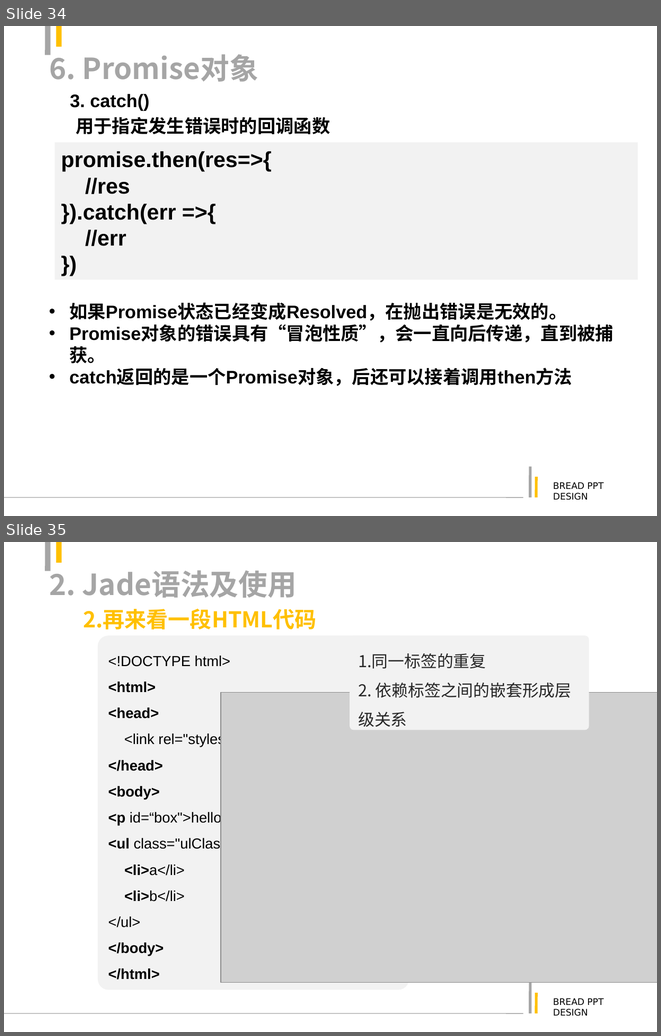
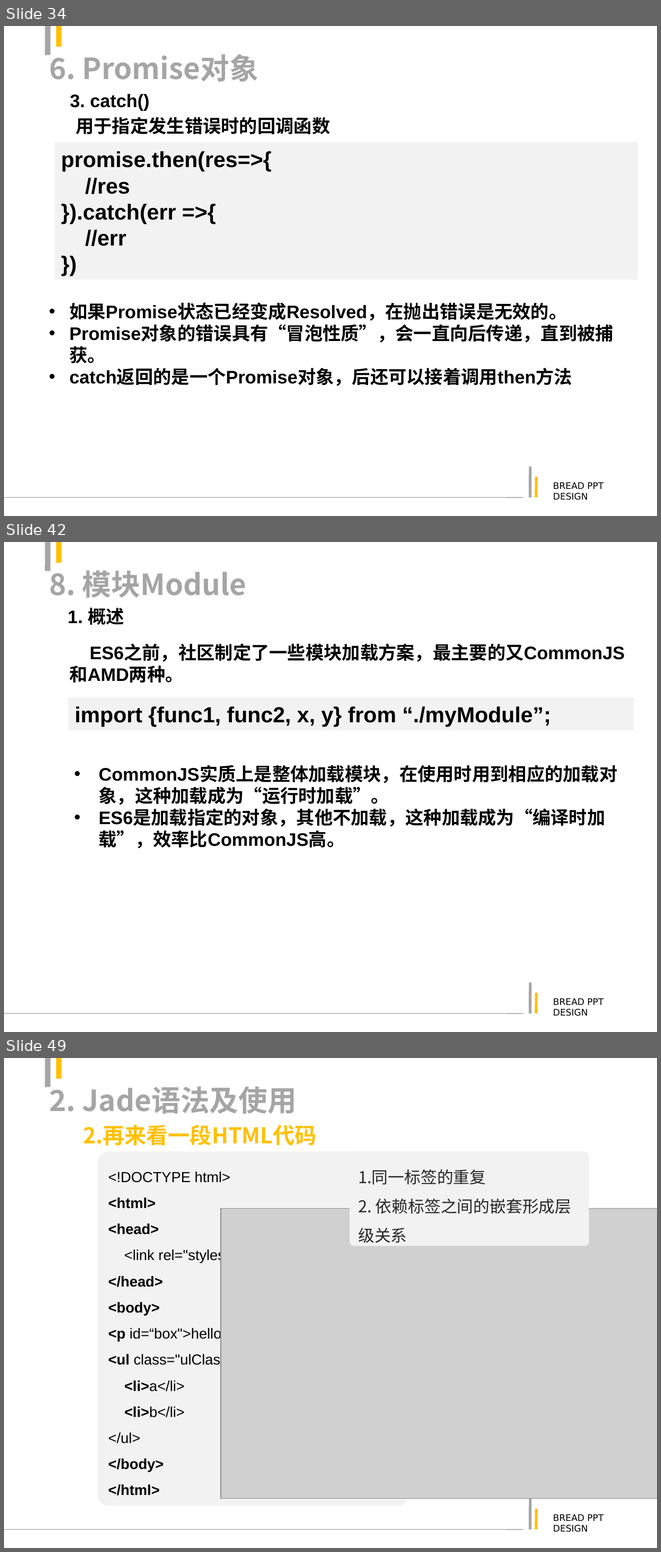
Before and after one commit to justforuse/psae-es6, a slide deck: es6.ppt. Shown one above the other, each under a label of ours: slides 34 and 35 before the commit, slides 34, 42 and 49 after it; the slides between them are not shown. The pictures are 661x1036 and 661x1552 pixels, drawn with LibreOffice and Linux fonts; fonts in the diff are those of the drawing; grey boxes stand for pictures. Boxes give left, top, right and bottom in pixels: in the first picture for what was removed or moved away, otherwise in the second. Text is boxed around its words. In the diff, an @@ line names an element or a change of style, - is before the commit and + after.

```diff
--- a/es6.ppt
+++ b/es6.ppt
@@ slide 42 added at (4, 542, 657, 1032), background #FFFFFF; not listed: 6 template elements that a slide beside it also shows @@
@@ title added at (49, 565, 247, 598), 32 pt, text #A5A5A5, bold @@
+8. 模块Module
@@ text added at (68, 608, 124, 625), 20 pt, text #000000, bold @@
+1. 概述
@@ text added at (70, 644, 625, 682), 20 pt, text #000000, bold @@
+ES6之前，社区制定了一些模块加载方案，最主要的又CommonJS和AMD两种。
@@ rectangle added at (68, 697, 634, 730), fill #F2F2F2, 24 pt, text #000000, bold @@
+import {func1, func2, x, y} from “./myModule”;
@@ text added at (99, 766, 618, 848), 20 pt, text #000000, bold @@
+• CommonJS实质上是整体加载模块，在使用时用到相应的加载对象，这种加载成为“运行时加载”。
+• ES6是加载指定的对象，其他不加载，这种加载成为“编译时加载”，效率比CommonJS高。
@@ what was slide 35 is now slide 49 @@
```
Also in this commit, not shown: 3 slides changed, 13 other slides added, 5 other files.
